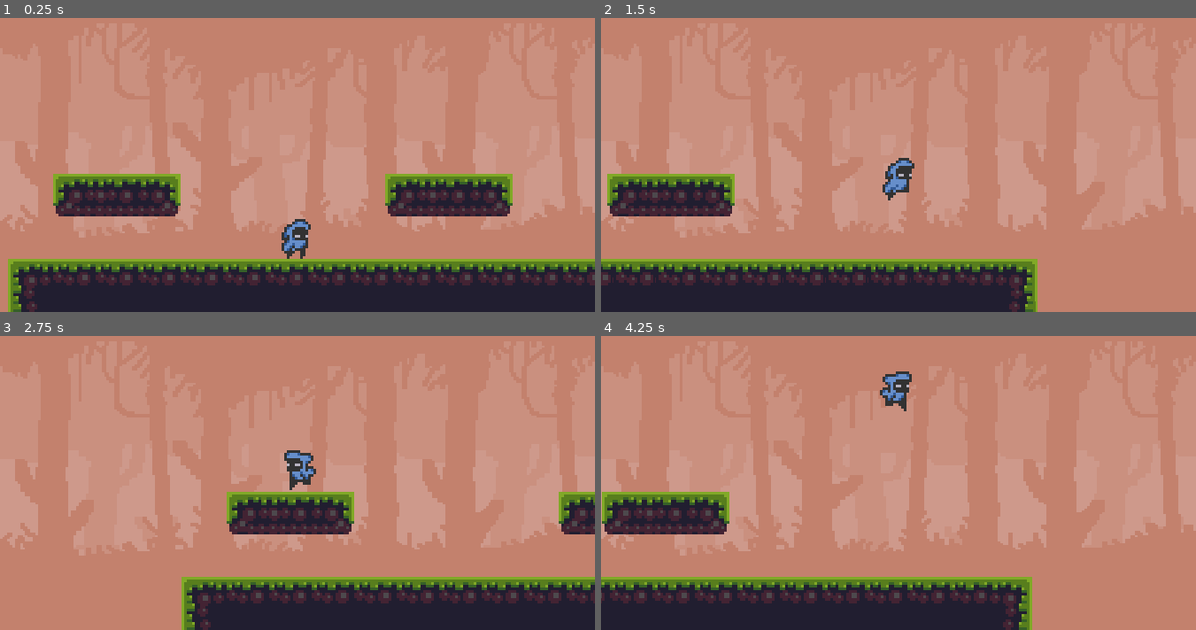
Above: before the commit, frames 1-4 (two rows, left to right).
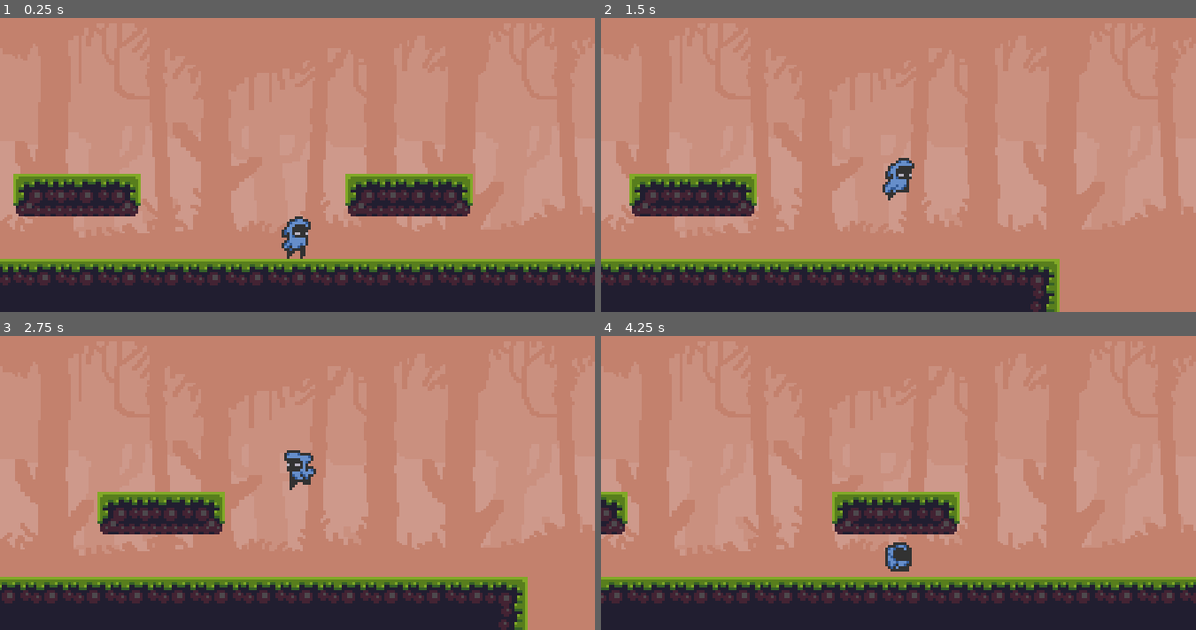
Above: after the commit, the same moments.

Repository: MarioCFC/godotPMDM
Game: Godot game, scene res://Scenes/Nivel.tscn
Same seed, same stepped clock (60 frames per second), same inputs: the game is played once before the commit and once after it.
Inputs:
- Up to frame 1 (0.25 s): no input
- Up to frame 2 (1.5 s): hold Right (ui_right) from 0.53 s (still down); tap Space (ui_attack, bound only after the commit) at 0.6 s; tap Up (ui_up) at 0.77, 0.8, 1.07, 1.35 s
- Up to frame 3 (2.75 s): tap Up (ui_up) at 1.52, 1.82, 2.3 s; tap Space (ui_attack, bound only after the commit) at 1.55, 2.1 s; release Right (ui_right) at 2.03 s; hold Left (ui_left) from 2.03 s (still down)
- Up to frame 4 (4.25 s): release Left (ui_left) at 2.78 s; hold Right (ui_right) from 2.78 s (still down); tap Space (ui_attack, bound only after the commit) at 2.85 s; tap Up (ui_up) at 3.02, 3.32, 3.6, 3.77, 4.07 s

The runs differ from the first frame. In frame 1, 9.9% of the frame differs, in the area x 0-100%, y 53-100%; in frame 2, 5.9%; in frame 3, 18%, in the area x 0-100%, y 50-100%; in frame 4, 15%.

Commit message:
Implementando la animacion de ataque y arreglando errores

Diff:
--- a/Scenes/Jugador.tscn
+++ b/Scenes/Jugador.tscn
@@ -6,99 +6,26 @@
 [sub_resource type="RectangleShape2D" id=6]
 extents = Vector2( 5.5, 7 )
 
-[sub_resource type="AnimationNodeAnimation" id=15]
-animation = "Attack"
-
-[sub_resource type="AnimationNodeAnimation" id=23]
-animation = "Die"
-
-[sub_resource type="AnimationNodeAnimation" id=11]
-animation = "Idle"
-
-[sub_resource type="AnimationNodeAnimation" id=31]
-animation = "Jump_down"
-
-[sub_resource type="AnimationNodeAnimation" id=18]
-animation = "Jump_up"
-
-[sub_resource type="AnimationNodeAnimation" id=35]
-animation = "Landing"
-
-[sub_resource type="AnimationNodeAnimation" id=25]
-animation = "Run"
-
-[sub_resource type="AnimationNodeStateMachineTransition" id=16]
-
-[sub_resource type="AnimationNodeStateMachineTransition" id=17]
-switch_mode = 2
-auto_advance = true
-
-[sub_resource type="AnimationNodeStateMachineTransition" id=19]
-
-[sub_resource type="AnimationNodeStateMachineTransition" id=20]
-
-[sub_resource type="AnimationNodeStateMachineTransition" id=24]
-switch_mode = 2
-
-[sub_resource type="AnimationNodeStateMachineTransition" id=26]
-
-[sub_resource type="AnimationNodeStateMachineTransition" id=27]
-
-[sub_resource type="AnimationNodeStateMachineTransition" id=28]
-
-[sub_resource type="AnimationNodeStateMachineTransition" id=29]
-
-[sub_resource type="AnimationNodeStateMachineTransition" id=36]
-switch_mode = 2
-
-[sub_resource type="AnimationNodeStateMachineTransition" id=37]
-
-[sub_resource type="AnimationNodeStateMachineTransition" id=38]
-
-[sub_resource type="AnimationNodeStateMachineTransition" id=39]
-
-[sub_resource type="AnimationNodeStateMachineTransition" id=40]
-
-[sub_resource type="AnimationNodeStateMachine" id=7]
-states/Attack/node = SubResource( 15 )
-states/Attack/position = Vector2( 227, 186 )
-states/Die/node = SubResource( 23 )
-states/Die/position = Vector2( 628, 54 )
-states/Idle/node = SubResource( 11 )
-states/Idle/position = Vector2( 368, 64 )
-states/Jump_down/node = SubResource( 31 )
-states/Jump_down/position = Vector2( 717, 357.752 )
-states/Jump_up/node = SubResource( 18 )
-states/Jump_up/position = Vector2( 650, 186 )
-states/Landing/node = SubResource( 35 )
-states/Landing/position = Vector2( 529, 379.752 )
-states/Run/node = SubResource( 25 )
-states/Run/position = Vector2( 368, 322 )
-transitions = [ "Idle", "Attack", SubResource( 16 ), "Attack", "Idle", SubResource( 17 ), "Idle", "Jump_up", SubResource( 19 ), "Jump_up", "Idle", SubResource( 20 ), "Idle", "Die", SubResource( 24 ), "Idle", "Run", SubResource( 26 ), "Run", "Idle", SubResource( 27 ), "Run", "Jump_up", SubResource( 28 ), "Jump_up", "Run", SubResource( 29 ), "Landing", "Run", SubResource( 36 ), "Landing", "Idle", SubResource( 37 ), "Jump_down", "Landing", SubResource( 38 ), "Jump_up", "Landing", SubResource( 39 ), "Jump_up", "Jump_down", SubResource( 40 ) ]
-start_node = "Idle"
-end_node = "Die"
-graph_offset = Vector2( -21, 10.7523 )
-
-[sub_resource type="AnimationNodeStateMachinePlayback" id=8]
+[sub_resource type="RectangleShape2D" id=65]
+extents = Vector2( 6, 4 )
 
 [sub_resource type="Animation" id=14]
 resource_name = "Attack"
 length = 0.5
-loop = true
-tracks/0/type = "value"
-tracks/0/path = NodePath("PlayerSprite:frame")
-tracks/0/interp = 1
-tracks/0/loop_wrap = true
-tracks/0/imported = false
-tracks/0/enabled = true
-tracks/0/keys = {
-"times": PoolRealArray( 0, 0.5 ),
-"transitions": PoolRealArray( 1, 1 ),
-"update": 0,
-"values": [ 24, 28 ]
-}
-tracks/1/type = "value"
-tracks/1/path = NodePath("PlayerSprite/AttackSprite:frame")
+tracks/0/type = "value"
+tracks/0/path = NodePath("PlayerSprite:frame")
+tracks/0/interp = 1
+tracks/0/loop_wrap = true
+tracks/0/imported = false
+tracks/0/enabled = true
+tracks/0/keys = {
+"times": PoolRealArray( 0, 0.5 ),
+"transitions": PoolRealArray( 1, 1 ),
+"update": 0,
+"values": [ 24, 27 ]
+}
+tracks/1/type = "value"
+tracks/1/path = NodePath("AttackNodes/AttackSprite:frame")
 tracks/1/interp = 1
 tracks/1/loop_wrap = true
 tracks/1/imported = false
@@ -109,17 +36,55 @@
 "update": 0,
 "values": [ 112, 115 ]
 }
-tracks/2/type = "value"
-tracks/2/path = NodePath("PlayerSprite/AttackSprite:visible")
+tracks/2/type = "method"
+tracks/2/path = NodePath(".")
 tracks/2/interp = 1
 tracks/2/loop_wrap = true
 tracks/2/imported = false
 tracks/2/enabled = true
 tracks/2/keys = {
-"times": PoolRealArray( 0 ),
-"transitions": PoolRealArray( 1 ),
-"update": 1,
-"values": [ true ]
+"times": PoolRealArray( 0.2 ),
+"transitions": PoolRealArray( 1 ),
+"values": [ {
+"args": [  ],
+"method": "hasattacked"
+} ]
+}
+tracks/3/type = "value"
+tracks/3/path = NodePath("AttackNodes/AttackSprite:visible")
+tracks/3/interp = 1
+tracks/3/loop_wrap = true
+tracks/3/imported = false
+tracks/3/enabled = true
+tracks/3/keys = {
+"times": PoolRealArray( 0, 0.5 ),
+"transitions": PoolRealArray( 1, 1 ),
+"update": 1,
+"values": [ true, false ]
+}
+tracks/4/type = "value"
+tracks/4/path = NodePath("AttackNodes/AttackArea:monitoring")
+tracks/4/interp = 1
+tracks/4/loop_wrap = true
+tracks/4/imported = false
+tracks/4/enabled = true
+tracks/4/keys = {
+"times": PoolRealArray( 0, 0.4 ),
+"transitions": PoolRealArray( 1, 1 ),
+"update": 1,
+"values": [ true, false ]
+}
+tracks/5/type = "value"
+tracks/5/path = NodePath("AttackNodes/AttackArea/CollisionShape2D:shape")
+tracks/5/interp = 1
+tracks/5/loop_wrap = true
+tracks/5/imported = false
+tracks/5/enabled = true
+tracks/5/keys = {
+"times": PoolRealArray( 0 ),
+"transitions": PoolRealArray( 1 ),
+"update": 1,
+"values": [ SubResource( 65 ) ]
 }
 
 [sub_resource type="Animation" id=22]
@@ -139,7 +104,7 @@
 "values": [ 0, 7 ]
 }
 tracks/1/type = "value"
-tracks/1/path = NodePath("PlayerSprite/AttackSprite:visible")
+tracks/1/path = NodePath("AttackNodes/AttackSprite:visible")
 tracks/1/interp = 1
 tracks/1/loop_wrap = true
 tracks/1/imported = false
@@ -168,13 +133,13 @@
 "values": [ 40, 43 ]
 }
 tracks/1/type = "value"
-tracks/1/path = NodePath("PlayerSprite/AttackSprite:visible")
-tracks/1/interp = 1
-tracks/1/loop_wrap = true
-tracks/1/imported = false
-tracks/1/enabled = true
-tracks/1/keys = {
-"times": PoolRealArray( 0.5 ),
+tracks/1/path = NodePath("AttackNodes/AttackSprite:visible")
+tracks/1/interp = 1
+tracks/1/loop_wrap = true
+tracks/1/imported = false
+tracks/1/enabled = false
+tracks/1/keys = {
+"times": PoolRealArray( 0 ),
 "transitions": PoolRealArray( 1 ),
 "update": 1,
 "values": [ false ]
@@ -197,7 +162,7 @@
 "values": [ 48, 50 ]
 }
 tracks/1/type = "value"
-tracks/1/path = NodePath("PlayerSprite/AttackSprite:visible")
+tracks/1/path = NodePath("AttackNodes/AttackSprite:visible")
 tracks/1/interp = 1
 tracks/1/loop_wrap = true
 tracks/1/imported = false
@@ -226,7 +191,7 @@
 "values": [ 56, 58 ]
 }
 tracks/1/type = "value"
-tracks/1/path = NodePath("PlayerSprite/AttackSprite:visible")
+tracks/1/path = NodePath("AttackNodes/AttackSprite:visible")
 tracks/1/interp = 1
 tracks/1/loop_wrap = true
 tracks/1/imported = false
@@ -255,46 +220,46 @@
 "values": [ 72, 74 ]
 }
 tracks/1/type = "value"
-tracks/1/path = NodePath("PlayerSprite/AttackSprite:visible")
-tracks/1/interp = 1
-tracks/1/loop_wrap = true
-tracks/1/imported = false
-tracks/1/enabled = true
-tracks/1/keys = {
-"times": PoolRealArray( 0 ),
-"transitions": PoolRealArray( 1 ),
-"update": 1,
-"values": [ false ]
-}
-
-[sub_resource type="Animation" id=21]
+tracks/1/path = NodePath("AttackNodes/AttackSprite:visible")
+tracks/1/interp = 1
+tracks/1/loop_wrap = true
+tracks/1/imported = false
+tracks/1/enabled = true
+tracks/1/keys = {
+"times": PoolRealArray( 0 ),
+"transitions": PoolRealArray( 1 ),
+"update": 1,
+"values": [ false ]
+}
+
+[sub_resource type="Animation" id=64]
 length = 0.001
 tracks/0/type = "value"
-tracks/0/path = NodePath("PlayerSprite/AttackSprite:visible")
-tracks/0/interp = 1
-tracks/0/loop_wrap = true
-tracks/0/imported = false
-tracks/0/enabled = true
-tracks/0/keys = {
-"times": PoolRealArray( 0 ),
-"transitions": PoolRealArray( 1 ),
-"update": 0,
-"values": [ false ]
-}
-tracks/1/type = "value"
-tracks/1/path = NodePath("PlayerSprite:frame")
-tracks/1/interp = 1
-tracks/1/loop_wrap = true
-tracks/1/imported = false
-tracks/1/enabled = true
-tracks/1/keys = {
-"times": PoolRealArray( 0 ),
-"transitions": PoolRealArray( 1 ),
-"update": 0,
-"values": [ 0 ]
+tracks/0/path = NodePath("AttackNodes/AttackSprite:visible")
+tracks/0/interp = 1
+tracks/0/loop_wrap = true
+tracks/0/imported = false
+tracks/0/enabled = true
+tracks/0/keys = {
+"times": PoolRealArray( 0 ),
+"transitions": PoolRealArray( 1 ),
+"update": 0,
+"values": [ false ]
+}
+tracks/1/type = "value"
+tracks/1/path = NodePath("AttackNodes/AttackArea/CollisionShape2D:shape")
+tracks/1/interp = 1
+tracks/1/loop_wrap = true
+tracks/1/imported = false
+tracks/1/enabled = true
+tracks/1/keys = {
+"times": PoolRealArray( 0 ),
+"transitions": PoolRealArray( 1 ),
+"update": 0,
+"values": [ SubResource( 65 ) ]
 }
 tracks/2/type = "value"
-tracks/2/path = NodePath("CollisionShape2D:scale")
+tracks/2/path = NodePath("AttackNodes/AttackArea:monitoring")
 tracks/2/interp = 1
 tracks/2/loop_wrap = true
 tracks/2/imported = false
@@ -303,31 +268,7 @@
 "times": PoolRealArray( 0 ),
 "transitions": PoolRealArray( 1 ),
 "update": 0,
-"values": [ Vector2( 1, 1 ) ]
-}
-tracks/3/type = "value"
-tracks/3/path = NodePath("CollisionShape2D:position")
-tracks/3/interp = 1
-tracks/3/loop_wrap = true
-tracks/3/imported = false
-tracks/3/enabled = true
-tracks/3/keys = {
-"times": PoolRealArray( 0 ),
-"transitions": PoolRealArray( 1 ),
-"update": 0,
-"values": [ Vector2( -0.5, 1 ) ]
-}
-tracks/4/type = "value"
-tracks/4/path = NodePath("CollisionShape2D:shape:extents")
-tracks/4/interp = 1
-tracks/4/loop_wrap = true
-tracks/4/imported = false
-tracks/4/enabled = true
-tracks/4/keys = {
-"times": PoolRealArray( 0 ),
-"transitions": PoolRealArray( 1 ),
-"update": 0,
-"values": [ Vector2( 5.5, 7 ) ]
+"values": [ true ]
 }
 
 [sub_resource type="Animation" id=12]
@@ -347,17 +288,94 @@
 "values": [ 8, 13 ]
 }
 tracks/1/type = "value"
-tracks/1/path = NodePath("PlayerSprite/AttackSprite:visible")
-tracks/1/interp = 1
-tracks/1/loop_wrap = true
-tracks/1/imported = false
-tracks/1/enabled = true
-tracks/1/keys = {
-"times": PoolRealArray( 0 ),
-"transitions": PoolRealArray( 1 ),
-"update": 1,
-"values": [ false ]
-}
+tracks/1/path = NodePath("AttackNodes/AttackSprite:visible")
+tracks/1/interp = 1
+tracks/1/loop_wrap = true
+tracks/1/imported = false
+tracks/1/enabled = true
+tracks/1/keys = {
+"times": PoolRealArray( 0 ),
+"transitions": PoolRealArray( 1 ),
+"update": 1,
+"values": [ false ]
+}
+
+[sub_resource type="AnimationNodeAnimation" id=58]
+animation = "Attack"
+
+[sub_resource type="AnimationNodeAnimation" id=35]
+animation = "Die"
+
+[sub_resource type="AnimationNodeAnimation" id=36]
+animation = "Idle"
+
+[sub_resource type="AnimationNodeAnimation" id=48]
+animation = "Jump_down"
+
+[sub_resource type="AnimationNodeAnimation" id=37]
+animation = "Jump_up"
+
+[sub_resource type="AnimationNodeAnimation" id=49]
+animation = "Landing"
+
+[sub_resource type="AnimationNodeAnimation" id=38]
+animation = "Run"
+
+[sub_resource type="AnimationNodeStateMachineTransition" id=56]
+switch_mode = 2
+
+[sub_resource type="AnimationNodeStateMachineTransition" id=54]
+
+[sub_resource type="AnimationNodeStateMachineTransition" id=42]
+
+[sub_resource type="AnimationNodeStateMachineTransition" id=50]
+
+[sub_resource type="AnimationNodeStateMachineTransition" id=53]
+
+[sub_resource type="AnimationNodeStateMachineTransition" id=55]
+
+[sub_resource type="AnimationNodeStateMachineTransition" id=59]
+
+[sub_resource type="AnimationNodeStateMachineTransition" id=60]
+switch_mode = 2
+auto_advance = true
+
+[sub_resource type="AnimationNodeStateMachineTransition" id=40]
+
+[sub_resource type="AnimationNodeStateMachineTransition" id=41]
+
+[sub_resource type="AnimationNodeStateMachineTransition" id=39]
+
+[sub_resource type="AnimationNodeStateMachineTransition" id=45]
+
+[sub_resource type="AnimationNodeStateMachineTransition" id=61]
+
+[sub_resource type="AnimationNodeStateMachineTransition" id=62]
+switch_mode = 2
+auto_advance = true
+
+[sub_resource type="AnimationNodeStateMachineTransition" id=63]
+
+[sub_resource type="AnimationNodeStateMachine" id=46]
+states/Attack/node = SubResource( 58 )
+states/Attack/position = Vector2( 598, 311 )
+states/Die/node = SubResource( 35 )
+states/Die/position = Vector2( 454, 54 )
+states/Idle/node = SubResource( 36 )
+states/Idle/position = Vector2( 516, 223 )
+states/Jump_down/node = SubResource( 48 )
+states/Jump_down/position = Vector2( 197, 125 )
+states/Jump_up/node = SubResource( 37 )
+states/Jump_up/position = Vector2( 197, 206 )
+states/Landing/node = SubResource( 49 )
+states/Landing/position = Vector2( 355, 125 )
+states/Run/node = SubResource( 38 )
+states/Run/position = Vector2( 355, 311 )
+transitions = [ "Landing", "Run", SubResource( 56 ), "Jump_down", "Landing", SubResource( 54 ), "Run", "Jump_up", SubResource( 42 ), "Jump_up", "Jump_down", SubResource( 50 ), "Jump_up", "Landing", SubResource( 53 ), "Landing", "Jump_up", SubResource( 55 ), "Run", "Attack", SubResource( 59 ), "Attack", "Run", SubResource( 60 ), "Idle", "Run", SubResource( 40 ), "Run", "Idle", SubResource( 41 ), "Idle", "Die", SubResource( 39 ), "Idle", "Jump_up", SubResource( 45 ), "Idle", "Attack", SubResource( 61 ), "Attack", "Idle", SubResource( 62 ), "Jump_down", "Idle", SubResource( 63 ) ]
+start_node = "Idle"
+graph_offset = Vector2( 41.8848, 158 )
+
+[sub_resource type="AnimationNodeStateMachinePlayback" id=47]
 
 [node name="Jugador" type="KinematicBody2D"]
 script = ExtResource( 2 )
@@ -365,12 +383,6 @@
 [node name="CollisionShape2D" type="CollisionShape2D" parent="."]
 position = Vector2( -0.5, 1 )
 shape = SubResource( 6 )
-
-[node name="AnimationTree" type="AnimationTree" parent="."]
-tree_root = SubResource( 7 )
-anim_player = NodePath("../AnimationPlayer")
-active = true
-parameters/playback = SubResource( 8 )
 
 [node name="AnimationPlayer" type="AnimationPlayer" parent="."]
 anims/Attack = SubResource( 14 )
@@ -379,18 +391,35 @@
 anims/Jump_down = SubResource( 30 )
 anims/Jump_up = SubResource( 13 )
 anims/Landing = SubResource( 34 )
-anims/RESET = SubResource( 21 )
+anims/RESET = SubResource( 64 )
 anims/Run = SubResource( 12 )
+
+[node name="AnimationTree" type="AnimationTree" parent="."]
+tree_root = SubResource( 46 )
+anim_player = NodePath("../AnimationPlayer")
+active = true
+parameters/playback = SubResource( 47 )
 
 [node name="PlayerSprite" type="Sprite" parent="."]
 texture = ExtResource( 1 )
 hframes = 8
 vframes = 15
-
-[node name="AttackSprite" type="Sprite" parent="PlayerSprite"]
+frame = 40
+
+[node name="AttackNodes" type="Node2D" parent="."]
+
+[node name="AttackSprite" type="Sprite" parent="AttackNodes"]
 visible = false
-position = Vector2( 16, 0 )
+position = Vector2( 13, 0 )
+z_index = -1
 texture = ExtResource( 1 )
 hframes = 8
 vframes = 15
-frame = 112
+frame = 113
+
+[node name="AttackArea" type="Area2D" parent="AttackNodes"]
+position = Vector2( -3, -1 )
+
+[node name="CollisionShape2D" type="CollisionShape2D" parent="AttackNodes/AttackArea"]
+position = Vector2( 16, 3 )
+shape = SubResource( 65 )
--- a/Scenes/Nivel.tscn
+++ b/Scenes/Nivel.tscn
@@ -6,33 +6,49 @@
 [ext_resource path="res://Scripts/CamaraNivel1.gd" type="Script" id=5]
 [ext_resource path="res://Sprites/tiles and background_foreground (new)/background.png" type="Texture" id=6]
 
+[sub_resource type="RectangleShape2D" id=2]
+extents = Vector2( 10, 114.5 )
+
 [sub_resource type="RectangleShape2D" id=1]
 extents = Vector2( 439.5, 10 )
 
 [node name="Nivel" type="Node2D"]
 
-[node name="Respawn" type="Node2D" parent="."]
+[node name="InvisibleComponents" type="Node2D" parent="."]
 
-[node name="Area2D" type="Area2D" parent="Respawn"]
-position = Vector2( 631, 115 )
+[node name="LeftLimitWall" type="StaticBody2D" parent="InvisibleComponents"]
+position = Vector2( -9, -12 )
+__meta__ = {
+"_edit_group_": true
+}
+
+[node name="CollisionShape2D" type="CollisionShape2D" parent="InvisibleComponents/LeftLimitWall"]
+shape = SubResource( 2 )
+
+[node name="Respawn" type="Node2D" parent="InvisibleComponents"]
+position = Vector2( 146, 0 )
+
+[node name="Area2D" type="Area2D" parent="InvisibleComponents/Respawn"]
+position = Vector2( 790, 81 )
 collision_layer = 2
 collision_mask = 2
 __meta__ = {
 "_edit_group_": true
 }
 
-[node name="CollisionShape2D" type="CollisionShape2D" parent="Respawn/Area2D"]
+[node name="CollisionShape2D" type="CollisionShape2D" parent="InvisibleComponents/Respawn/Area2D"]
 shape = SubResource( 1 )
 
-[node name="Area2D2" type="Area2D" parent="Respawn"]
-position = Vector2( -348, 93 )
+[node name="Area2D2" type="Area2D" parent="InvisibleComponents/Respawn"]
+position = Vector2( -242, 82 )
 collision_layer = 2
 collision_mask = 2
+monitorable = false
 __meta__ = {
 "_edit_group_": true
 }
 
-[node name="CollisionShape2D" type="CollisionShape2D" parent="Respawn/Area2D2"]
+[node name="CollisionShape2D" type="CollisionShape2D" parent="InvisibleComponents/Respawn/Area2D2"]
 position = Vector2( 204.5, 0 )
 shape = SubResource( 1 )
 
@@ -45,6 +61,10 @@
 tile_data = PoolIntArray( 196640, 1, 0, 196641, 1, 1, 196642, 1, 1, 196643, 1, 1, 196644, 1, 1, 196645, 1, 2, 262169, 3 …(4823 unchanged characters)…
 
 [node name="Plataformas" type="Node2D" parent="."]
+z_index = -9
+__meta__ = {
+"_edit_lock_": true
+}
 
 [node name="Plataforma" parent="Plataformas" instance=ExtResource( 4 )]
 position = Vector2( 18, 32 )
@@ -53,7 +73,7 @@
 position = Vector2( 143, 32 )
 
 [node name="Jugador" parent="." instance=ExtResource( 2 )]
-position = Vector2( 110, 43 )
+position = Vector2( 125, 56 )
 collision_layer = 3
 collision_mask = 3
 
@@ -66,8 +86,8 @@
 [node name="Sprite" type="Sprite" parent="CamaraNivel"]
 position = Vector2( -2.27374e-13, 1.90735e-06 )
 scale = Vector2( 0.958333, 0.775 )
-z_index = -1
+z_index = -10
 texture = ExtResource( 6 )
 
-[connection signal="body_entered" from="Respawn/Area2D" to="Jugador" method="_on_Area2D_body_entered"]
-[connection signal="body_entered" from="Respawn/Area2D2" to="Jugador" method="_on_Area2D_body_entered"]
+[connection signal="body_entered" from="InvisibleComponents/Respawn/Area2D" to="Jugador" method="playerEnterDeathZone"]
+[connection signal="body_entered" from="InvisibleComponents/Respawn/Area2D2" to="Jugador" method="playerEnterDeathZone"]
--- a/Scripts/CamaraNivel1.gd
+++ b/Scripts/CamaraNivel1.gd
@@ -1,4 +1,8 @@
 extends Camera2D
+var inicialCameraHorizontalPosition
 
 func _process(delta):
-	self.position.x =  get_parent().get_node("Jugador").position.x
+	var newPositionCamera = get_parent().get_node("Jugador").position.x
+	if(newPositionCamera <= 115):
+		newPositionCamera = 115
+	self.position.x = newPositionCamera
--- a/Scripts/Jugador.gd
+++ b/Scripts/Jugador.gd
@@ -4,48 +4,58 @@
 var velocidad:float = 150
 var potenciaSalto:float = -210
 var gravedad:float = 10
-var maquinaEstados
-var haSaltado:bool
-# Called when the node enters the scene tree for the first time.
+var stateMachine : AnimationNodeStateMachinePlayback
+var hasJumped:bool = false
+var isAttacking : bool = false
+
 func _ready():
-	maquinaEstados = $AnimationTree.get("parameters/playback")
-
+	stateMachine = $AnimationTree.get("parameters/playback")
 
 
 # Called every frame. 'delta' is the elapsed time since the previous frame.
 func _physics_process(delta):
-	input(delta)
+	input()
 	animacion()
+	posicion.y += gravedad
 
-	posicion.y += gravedad
 	posicion = move_and_slide(posicion,Vector2.UP)
 
-func input(delta):
+func input():
 	var  direccionHorizontal = (int(Input.is_action_pressed("ui_right")) - int(Input.is_action_pressed("ui_left")))
 
-	if(Input.is_action_just_pressed("ui_up") && is_on_floor()):
+	#Equivalente el flip ya que godot da problemas al hacerlo mediante la escala = -1 en los kinematic cambiando el scale en el transform, este es mediante matrices
+	if direccionHorizontal != 0:
+		set_transform(Transform2D(Vector2(direccionHorizontal,0),Vector2(0,1),Vector2(position.x,position.y)))
+#
+	if(Input.is_action_just_pressed("ui_up") and is_on_floor() ):
 		posicion.y = potenciaSalto
 
-	posicion.x = direccionHorizontal * velocidad
+	if(Input.is_action_just_pressed("ui_attack")):
+		isAttacking = true
+	if(isAttacking):
+		posicion.x = direccionHorizontal * 50
+	else:
+		posicion.x = direccionHorizontal * velocidad
 
 func animacion():
-	if(posicion.x != 0 && is_on_floor()):
-		maquinaEstados.travel("Run")
+	if(isAttacking):
+		stateMachine.travel("Attack")
+	elif(posicion.x != 0 && is_on_floor()):
+		stateMachine.travel("Run")
 	elif(is_on_floor()):
-		maquinaEstados.travel("Idle")
-	elif(is_on_floor() and haSaltado):
-		maquinaEstados.travel("Landig")
-		haSaltado = false
+		stateMachine.travel("Idle")
+	elif(is_on_floor() and hasJumped):
+		stateMachine.travel("Landig")
+		hasJumped = false
 	elif(!is_on_floor() && posicion.y < 0):
-		maquinaEstados.travel("Jump_up")
-		haSaltado = true
+		stateMachine.travel("Jump_up")
+		hasJumped = true
 	elif(!is_on_floor()):
-		maquinaEstados.travel("Jump_down")
-	if(posicion.x != 0):
-		$PlayerSprite.flip_h = posicion.x < 0
+		stateMachine.travel("Jump_down")
 
+func hasattacked():
+	isAttacking = false
 
-#Tambien afecta a los TileMaps con collisionShape por lo que hay
-#que cambiar las máscaras de colision
-func _on_Area2D_body_entered(body):
-	self.global_position = Vector2(98,36)
+func playerEnterDeathZone(body):
+	print("entro")
+	self.position = Vector2(98,36)
--- a/project.godot
+++ b/project.godot
@@ -19,12 +19,20 @@
 window/size/width=224
 window/size/height=118
 window/stretch/mode="2d"
-window/stretch/aspect="expand"
+window/stretch/aspect="keep"
 
 [global]
 
 debug=false
 viewpo=false
+
+[input]
+
+ui_attack={
+"deadzone": 0.5,
+"events": [ Object(InputEventKey,"resource_local_to_scene":false,"resource_name":"","device":0,"alt":false,"shift":false,"control":false,"meta":false,"command":false,"pressed":false,"scancode":0,"physical_scancode":32,"unicode":0,"echo":false,"script":null)
+ ]
+}
 
 [physics]
 
Not shown: 1 places in Scenes/Jugador.tscn that only renumber resources
Not shown: 1 places in Scenes/Nivel.tscn that only renumber resources
